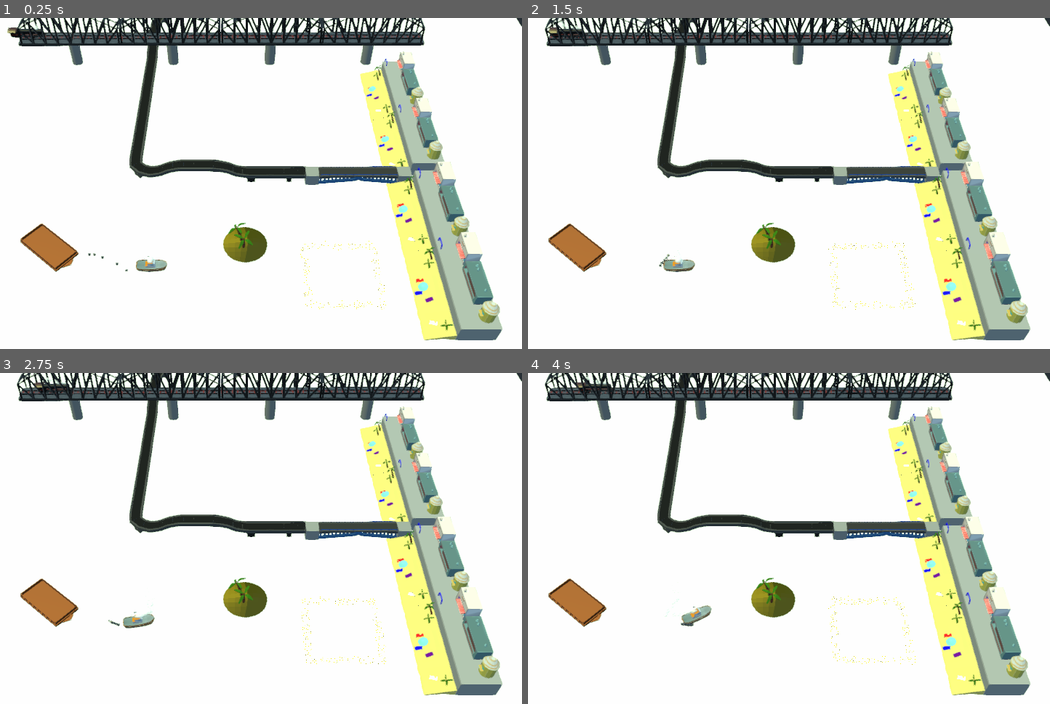
Above: before the commit, frames 1-4 (two rows, left to right).
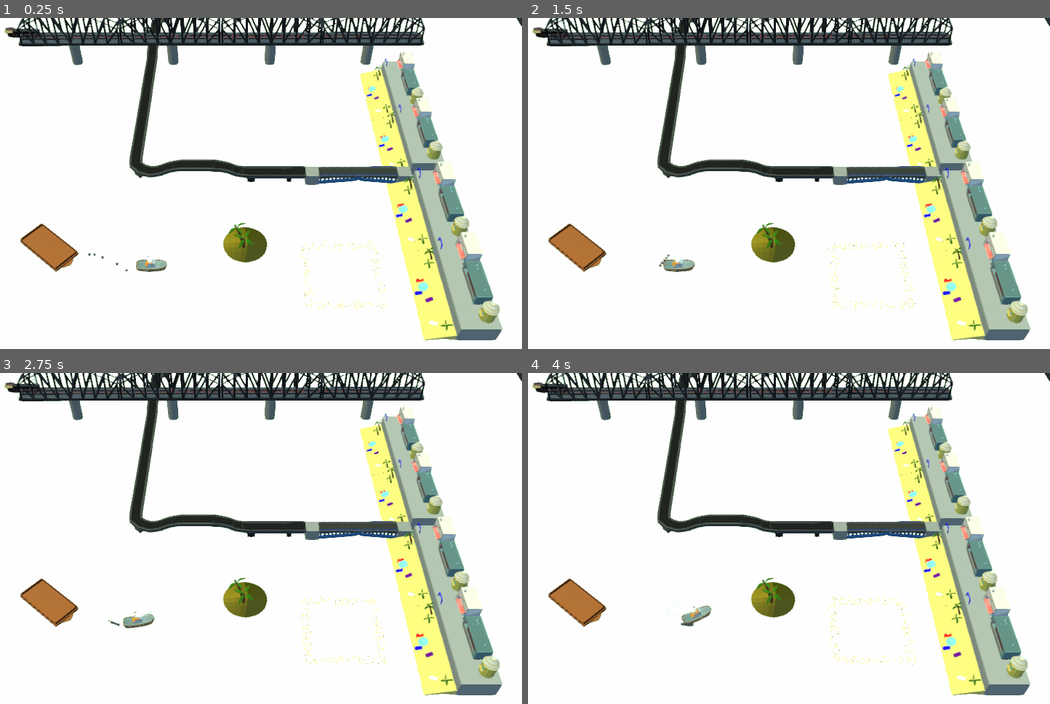
Above: after the commit, the same moments.

Repository: raczynskid/Tugboat
Game: Godot game, scene res://World.tscn
The game is run twice, just before and just after one commit, with the same random seed, the same clock (stepped at 60 frames per second) and the same inputs. This scene is started directly instead of the project's main scene.
Inputs:
- Up to frame 1 (0.25 s): no input
- Up to frame 2 (1.5 s): tap Enter (ui_accept) at 0.5, 0.77 s; hold Right (ui_right) 0.53-1.28 s; hold Down (ui_down) from 1.28 s (still down)
- Up to frame 3 (2.75 s): tap Enter (ui_accept) at 1.52 s; release Down (ui_down) at 2.03 s; hold Right (ui_right) from 2.03 s (still down)
- Up to frame 4 (4 s): release Right (ui_right) at 2.78 s; hold Up (ui_up) 2.78-3.53 s; tap Enter (ui_accept) at 3.02, 3.77 s; hold Left (ui_left) from 3.53 s (still down)

The runs differ from the first frame. In frame 1, less than 0.1% of the frame differs, in the area x 0-9%, y 1-7%; in frame 2, 0.2%; in frame 3, 0.3%; in frame 4, 0.3%, in the area x 0-17%, y 0-8%.

Commit message:
train car with collisions

Diff:
--- /dev/null
+++ b/world_objects/train/full_train.tscn
@@ -0,0 +1,17 @@
+[gd_scene load_steps=3 format=2]
+
+[ext_resource path="res://world_objects/train/locomotive.tscn" type="PackedScene" id=1]
+[ext_resource path="res://world_objects/train/train_car.tscn" type="PackedScene" id=2]
+
+[node name="Train" type="Spatial"]
+
+[node name="locomotive" parent="." instance=ExtResource( 1 )]
+
+[node name="TrainCar" parent="locomotive" instance=ExtResource( 2 )]
+transform = Transform( 1, 0, 0, 0, 1, 0, 0, 0, 1, -7.75468, -0.886628, 0 )
+
+[node name="TrainCar2" parent="locomotive" instance=ExtResource( 2 )]
+transform = Transform( 1, 0, 0, 0, 1, 0, 0, 0, 1, -13.0894, -0.886628, 0 )
+
+[node name="TrainCar3" parent="locomotive" instance=ExtResource( 2 )]
+transform = Transform( 1, 0, 0, 0, 1, 0, 0, 0, 1, -18.4993, -0.886628, 0 )
--- a/world_objects/train/locomotive.gd
+++ b/world_objects/train/locomotive.gd
@@ -13,4 +13,4 @@
 
 
 func _process(delta):
-	translate(Vector3(delta*2, 0, 0))
+	pass
--- /dev/null
+++ b/world_objects/train/train_car.tscn
@@ -0,0 +1,21 @@
+[gd_scene load_steps=4 format=2]
+
+[ext_resource path="res://world_objects/train/train_car_model.tscn" type="PackedScene" id=1]
+
+[sub_resource type="BoxShape" id=1]
+extents = Vector3( 0.205543, 0.213132, 0.205247 )
+
+[sub_resource type="BoxShape" id=2]
+extents = Vector3( 0.0797569, 0.144576, 0.4607 )
+
+[node name="TrainCar" type="RigidBody"]
+
+[node name="train_car" parent="." instance=ExtResource( 1 )]
+
+[node name="CollisionShape" type="CollisionShape" parent="."]
+transform = Transform( 12.1949, 0, 0, 0, 0.689211, 0, 0, 0, 2.54672, 1.92462, 0.260432, 0 )
+shape = SubResource( 1 )
+
+[node name="CollisionShape2" type="CollisionShape" parent="."]
+transform = Transform( 1, 0, 0, 0, 1, 0, 0, 0, 1, -0.468912, 0.669072, 0 )
+shape = SubResource( 2 )
--- /dev/null
+++ b/world_objects/train/train_car_model.tscn
@@ -0,0 +1,20 @@
+[gd_scene load_steps=2 format=2]
+
+[ext_resource path="res://world_objects/train/train_car.gltf" type="PackedScene" id=1]
+
+[node name="train_car" instance=ExtResource( 1 )]
+
+[node name="Cylinder001" parent="." index="0"]
+transform = Transform( 1, -0.000747681, 0, 0.000747681, 1, 0, 0, 0, 1, -0.0309805, -0.00936327, 0 )
+
+[node name="Cylinder002" parent="." index="2"]
+transform = Transform( 1, -0.000747681, 0, 0.000747681, 1, 0, 0, 0, 1, 0.764171, -0.00859025, 0 )
+
+[node name="Cylinder003" parent="." index="3"]
+transform = Transform( 1, -0.000747681, 0, 0.000747681, 1, 0, 0, 0, 1, 3.01318, -0.00772135, 0 )
+
+[node name="Cylinder004" parent="." index="4"]
+transform = Transform( 1, -0.000747681, 0, 0.000747681, 1, 0, 0, 0, 1, 3.80012, -0.00685209, 0 )
+
+[node name="AnimationPlayer" parent="." index="5"]
+autoplay = "Cylinder001Action001"
Not shown: 4 places in world_objects/train/locomotive.tscn that only renumber resources
Not shown, added: world_objects/train/train_car.gltf
Not shown, added: world_objects/train/train_car.gltf.import
